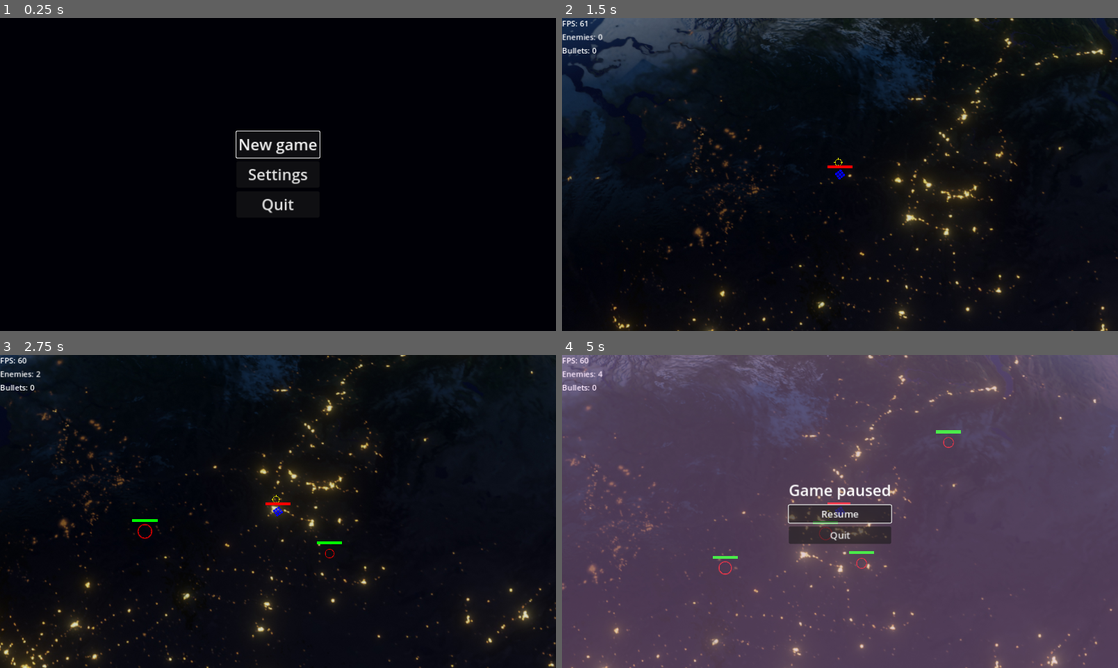
Above: before the commit, frames 1-4 (two rows, left to right).
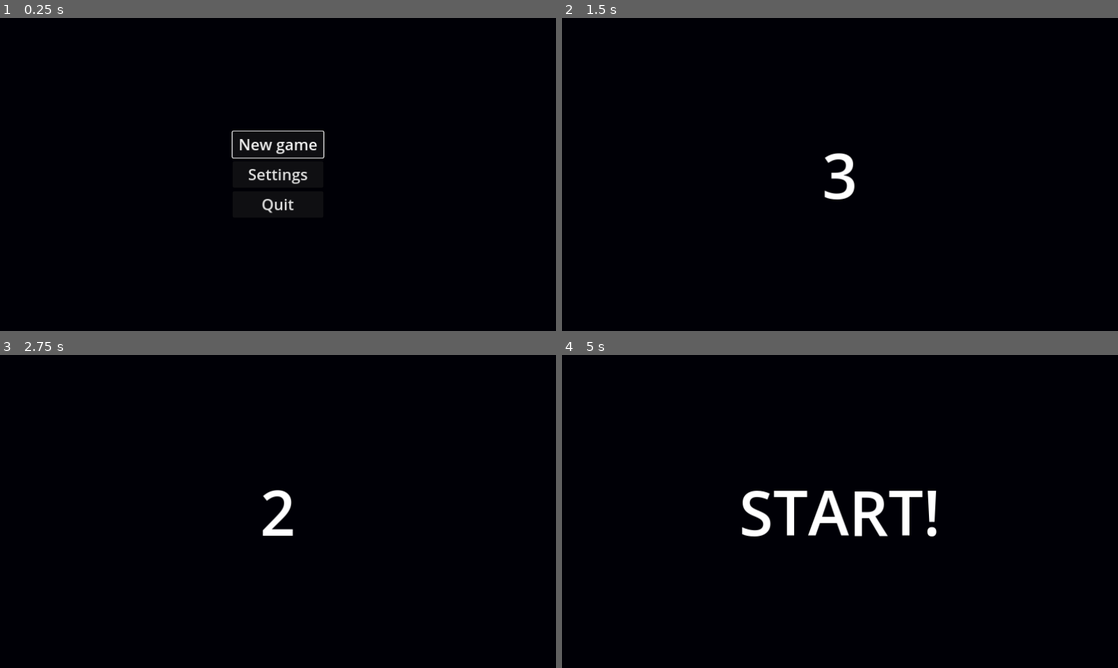
Above: after the commit, the same moments.

Repository: sebszczec/Bambo
Game: Godot game, scene res://scenes/start_menu.tscn
The game is run twice, just before and just after one commit, with the same random seed, the same clock (stepped at 60 frames per second) and the same inputs.
Inputs:
- Up to frame 1 (0.25 s): no input
- Up to frame 2 (1.5 s): click "New game" at 0.5 s; tap Enter at 1.25 s; hold Right (ui_right) from 1.28 s (still down)
- Up to frame 3 (2.75 s): release Right (ui_right) at 2.03 s; hold Down (ui_down) from 2.03 s (still down)
- Up to frame 4 (5 s): release Down (ui_down) at 2.78 s; hold Right (ui_right) 2.78-3.53 s; hold Up (ui_up) 3.53-4.28 s; hold Left (ui_left) from 4.28 s (still down); tap Escape (ui_cancel) at 4.9 s

The runs differ from the first frame. In frame 1, 0.2% of the frame differs, in the area x 41-59%, y 36-45%; in frame 2, 20%; in frame 3, 11%; in frame 4, 100%, in the area x 0-100%, y 0-100%.

Commit message:
Countdown added before starting a game

Diff:
--- /dev/null
+++ b/scenes/count_down.tscn
@@ -0,0 +1,39 @@
+[gd_scene load_steps=2 format=3 uid="uid://bmidh207xpy5i"]
+
+[ext_resource type="Script" path="res://scripts/count_down.gd" id="1_1wb2h"]
+
+[node name="CountDown" type="Control"]
+layout_mode = 3
+anchors_preset = 15
+anchor_right = 1.0
+anchor_bottom = 1.0
+grow_horizontal = 2
+grow_vertical = 2
+script = ExtResource("1_1wb2h")
+
+[node name="ColorRect" type="ColorRect" parent="."]
+layout_mode = 1
+anchors_preset = 15
+anchor_right = 1.0
+anchor_bottom = 1.0
+grow_horizontal = 2
+grow_vertical = 2
+color = Color(0, 0, 0.0235294, 1)
+
+[node name="Label" type="Label" parent="."]
+layout_mode = 1
+anchors_preset = 8
+anchor_left = 0.5
+anchor_top = 0.5
+anchor_right = 0.5
+anchor_bottom = 0.5
+offset_left = -20.0
+offset_top = -11.5
+offset_right = 20.0
+offset_bottom = 11.5
+grow_horizontal = 2
+grow_vertical = 2
+theme_override_font_sizes/font_size = 128
+text = "3"
+horizontal_alignment = 1
+vertical_alignment = 1
--- a/scenes/start_menu.tscn
+++ b/scenes/start_menu.tscn
@@ -38,7 +38,7 @@
 [node name="NewGame" type="Button" parent="GridContainer"]
 layout_mode = 2
 theme_override_font_sizes/font_size = 32
-text = "New game"
+text = " New game "
 
 [node name="Settings" type="Button" parent="GridContainer"]
 layout_mode = 2
--- a/scripts/InputHandler.gd
+++ b/scripts/InputHandler.gd
@@ -3,16 +3,14 @@
 var bulletScene = preload("res://scenes/bullet.tscn")
 
 @onready var shootingTimer = $ShootingTimer
-var pauseMenu = null
+
 var informationBox = null
-
 var canShoot = true
 var player = null
 
 func _ready():
 	player = owner.find_child("Player")
 	informationBox = owner.find_child("InformationBox")
-	pauseMenu = owner.find_child("PauseMenu")
 
 
 func _physics_process(_delta):
--- /dev/null
+++ b/scripts/count_down.gd
@@ -0,0 +1,34 @@
+extends Control
+
+var delays = [0.2, 1, 0.2, 1, 0.2, 1, 0.2, 1]
+var numbers = ["3", "3", "2", "2", "1", "1", "START!", "START!"]
+var visibility = [false, true, false, true, false, true, false, true]
+var step = 0
+
+var timer = Timer.new()
+
+# Called when the node enters the scene tree for the first time.
+func _ready() -> void:
+	get_tree().paused = false
+	timer.connect("timeout", _on_timer_timeout)
+	add_child(timer)
+	prepareTimer()
+
+
+func prepareTimer():
+	if step == 8:
+		get_tree().paused = false
+		get_tree().change_scene_to_file("res://scenes/world.tscn")
+		return
+
+	$Label.visible = visibility[step]
+	$Label.text = numbers[step]
+	timer.one_shot = true
+	timer.wait_time = delays[step]
+	step = step + 1
+
+	timer.start()
+
+
+func _on_timer_timeout():
+	prepareTimer()
--- a/scripts/start_menu.gd
+++ b/scripts/start_menu.gd
@@ -19,7 +19,7 @@
 
 
 func _on_new_game_pressed() -> void:
-	get_tree().change_scene_to_file("res://scenes/world.tscn")
+	get_tree().change_scene_to_file("res://scenes/count_down.tscn")
 
 
 func _on_settings_pressed() -> void:
